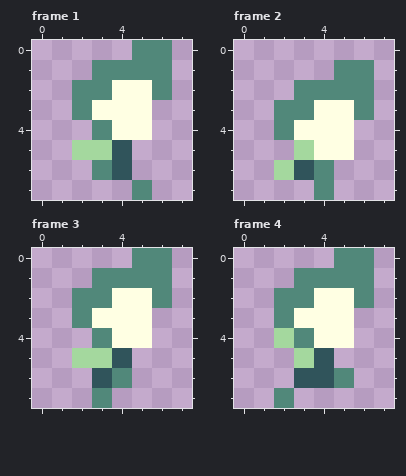
A pixel-art file gets an edit: res/player_walk.aseprite. Above is the file before it was changed.
8x8 pixels, 4 frames. Shown: frame 1, frame 2, frame 3, frame 4.
And afterwards:
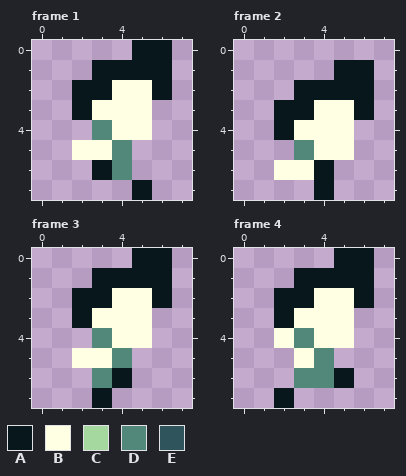
Palette (. is transparent): A #08171b  B #ffffe3  C #a4d89e  D #51887a  E #30545b
The exact change:
--- frame 1
@@ x 0..7 @@
-0 .....DD.
-1 ...DDDD.
-2 ..DDBBD.
-3 ..DBBB..
+0 .....AA.
+1 ...AAAA.
+2 ..AABBA.
+3 ..ABBB..
 4 ...DBB..
-5 ..CCE...
-6 ...DE...
-7 .....D..
+5 ..BBD...
+6 ...AD...
+7 .....A..
--- frame 2
@@ x 0..7 @@
 0 ........
-1 .....DD.
-2 ...DDDD.
-3 ..DDBBD.
-4 ..DBBB..
-5 ...CBB..
-6 ..CED...
-7 ....D...
+1 .....AA.
+2 ...AAAA.
+3 ..AABBA.
+4 ..ABBB..
+5 ...DBB..
+6 ..BBA...
+7 ....A...
--- frame 3
@@ x 0..7 @@
-0 .....DD.
-1 ...DDDD.
-2 ..DDBBD.
-3 ..DBBB..
+0 .....AA.
+1 ...AAAA.
+2 ..AABBA.
+3 ..ABBB..
 4 ...DBB..
-5 ..CCE...
-6 ...ED...
-7 ...D....
+5 ..BBD...
+6 ...DA...
+7 ...A....
--- frame 4
@@ x 0..7 @@
-0 .....DD.
-1 ...DDDD.
-2 ..DDBBD.
-3 ..DBBB..
-4 ..CDBB..
-5 ...CE...
-6 ...EED..
-7 ..D.....
+0 .....AA.
+1 ...AAAA.
+2 ..AABBA.
+3 ..ABBB..
+4 ..BDBB..
+5 ...BD...
+6 ...DDA..
+7 ..A.....
